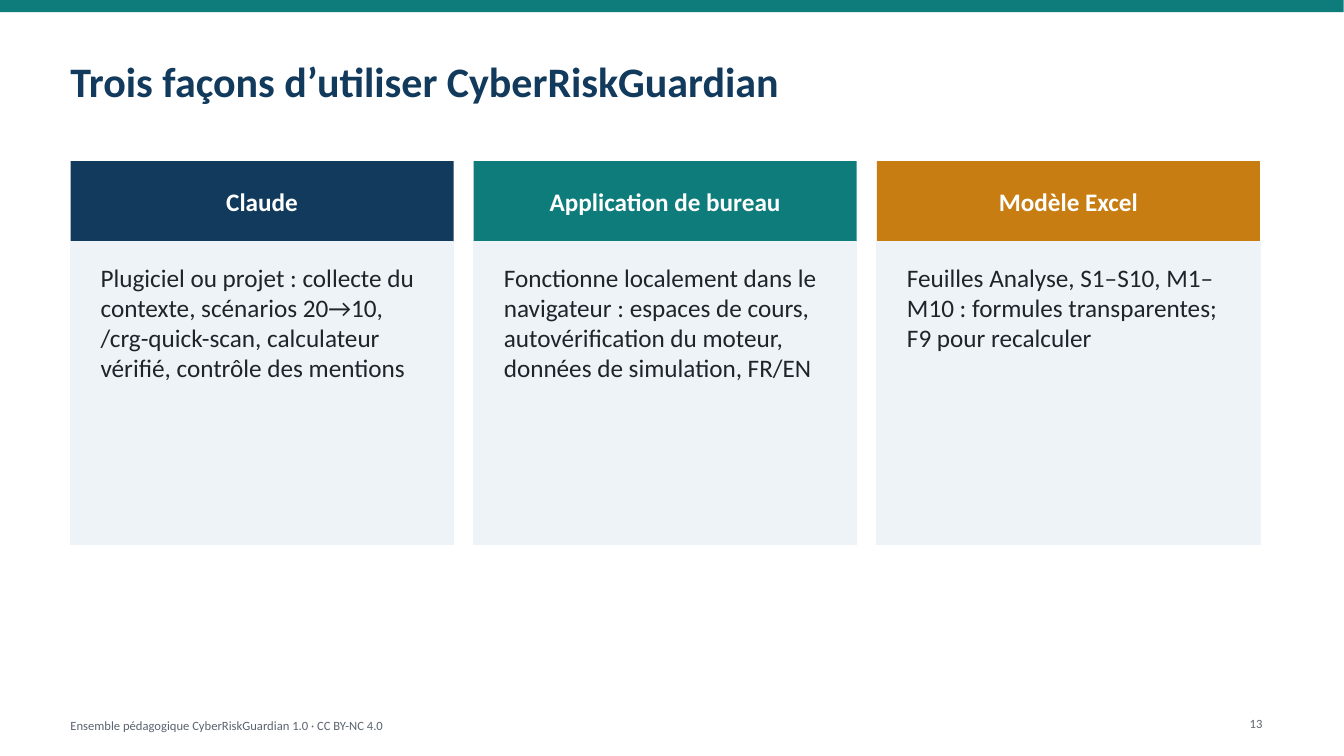
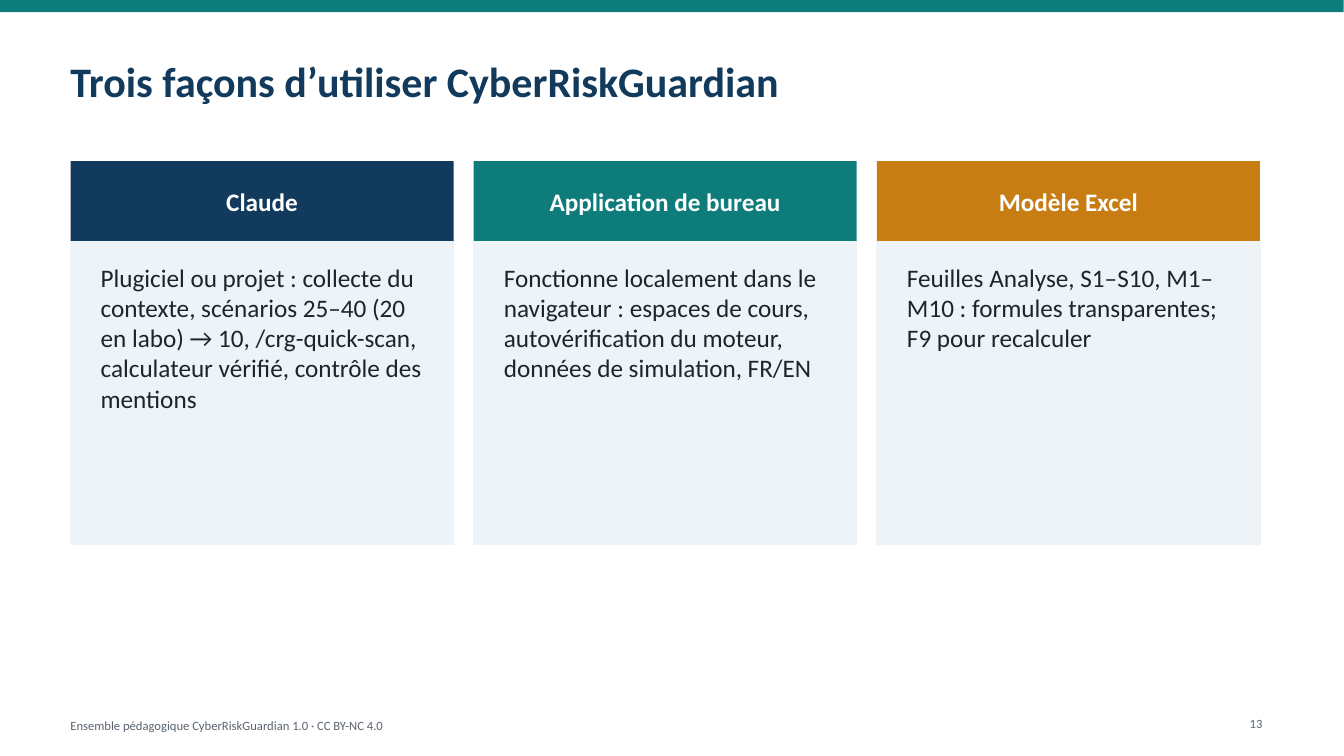
Before and after one commit to ITriskMgr/CyberRiskGuardian, a slide deck: slide 13 of education/slides/CRG_Intro_Deck_FR.pptx. Drawn at 1344x756 pixels with LibreOffice and Linux fonts; fonts in the diff are those of the drawing. Boxes give left, top, right and bottom in pixels: in the first picture for what was removed or moved away, otherwise in the second. Text is boxed around its words. In the diff, an @@ line names an element or a change of style, - is before the commit and + after.

```diff
--- a/education/slides/CRG_Intro_Deck_FR.pptx
+++ b/education/slides/CRG_Intro_Deck_FR.pptx
@@ text at [101,269,422,408]: text changed @@
-Plugiciel ou projet : collecte du contexte, scénarios 20→10, /crg-quick-scan, calculateur vérifié, contrôle des mentions
+Plugiciel ou projet : collecte du contexte, scénarios 25–40 (20 en labo) → 10, /crg-quick-scan, calculateur vérifié, contrôle des mentions
```
Also in this commit, not shown: 2 other slides changed, 30 other files.
